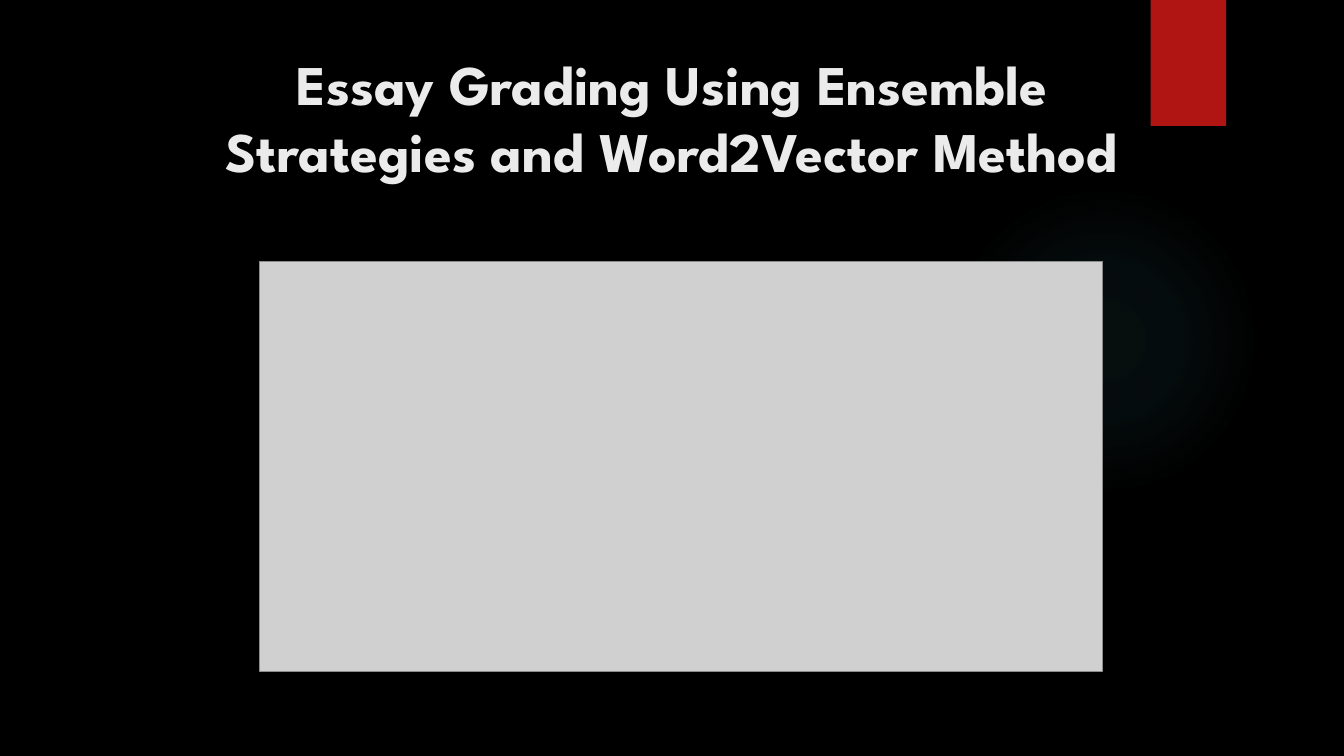
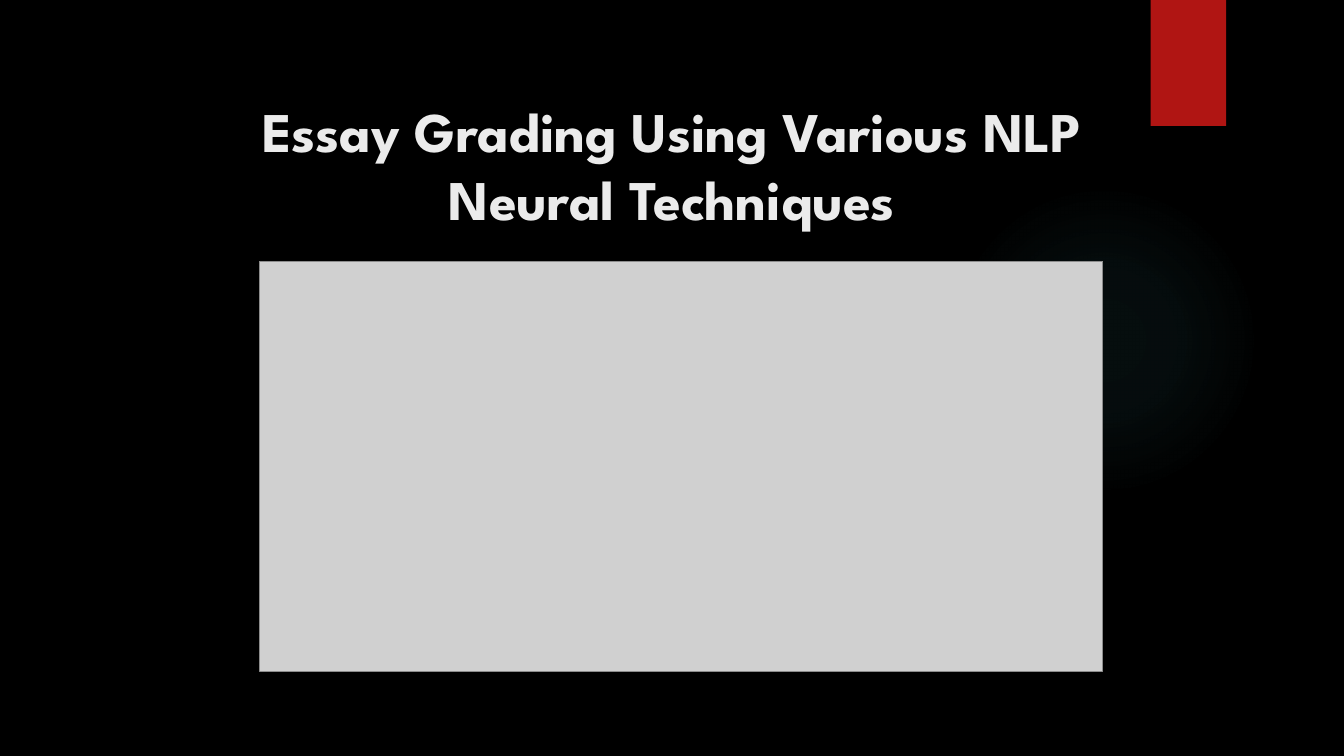
Before and after one commit to vishwaksenan/essay-grader, a slide deck: slide 1 of Documentation/Second Review Presentation.pptx. Drawn at 1344x756 pixels with LibreOffice and Linux fonts; fonts in the diff are those of the drawing; grey boxes stand for pictures; background and template pictures are left out. Boxes give left, top, right and bottom in pixels: in the first picture for what was removed or moved away, otherwise in the second. Text is boxed around its words. In the diff, an @@ line names an element or a change of style, - is before the commit and + after.

```diff
--- a/Documentation/Second Review Presentation.pptx
+++ b/Documentation/Second Review Presentation.pptx
@@ title at box(262, 113, 1082, 232): text changed @@
-Essay Grading Using Ensemble Strategies and Word2Vector Method
+Essay Grading Using Various NLP Neural Techniques
```
Also in this commit, not shown: 1 slide added, 1 slide removed, 3 other files.
